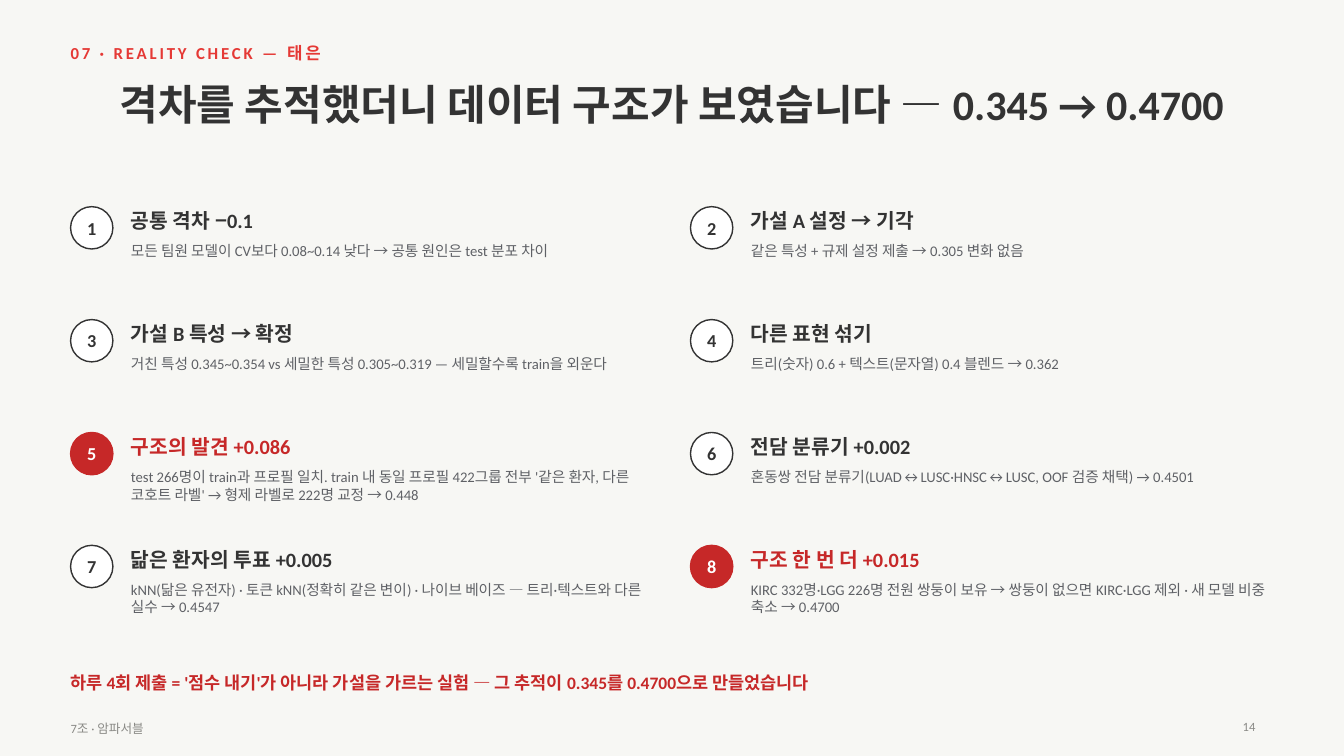
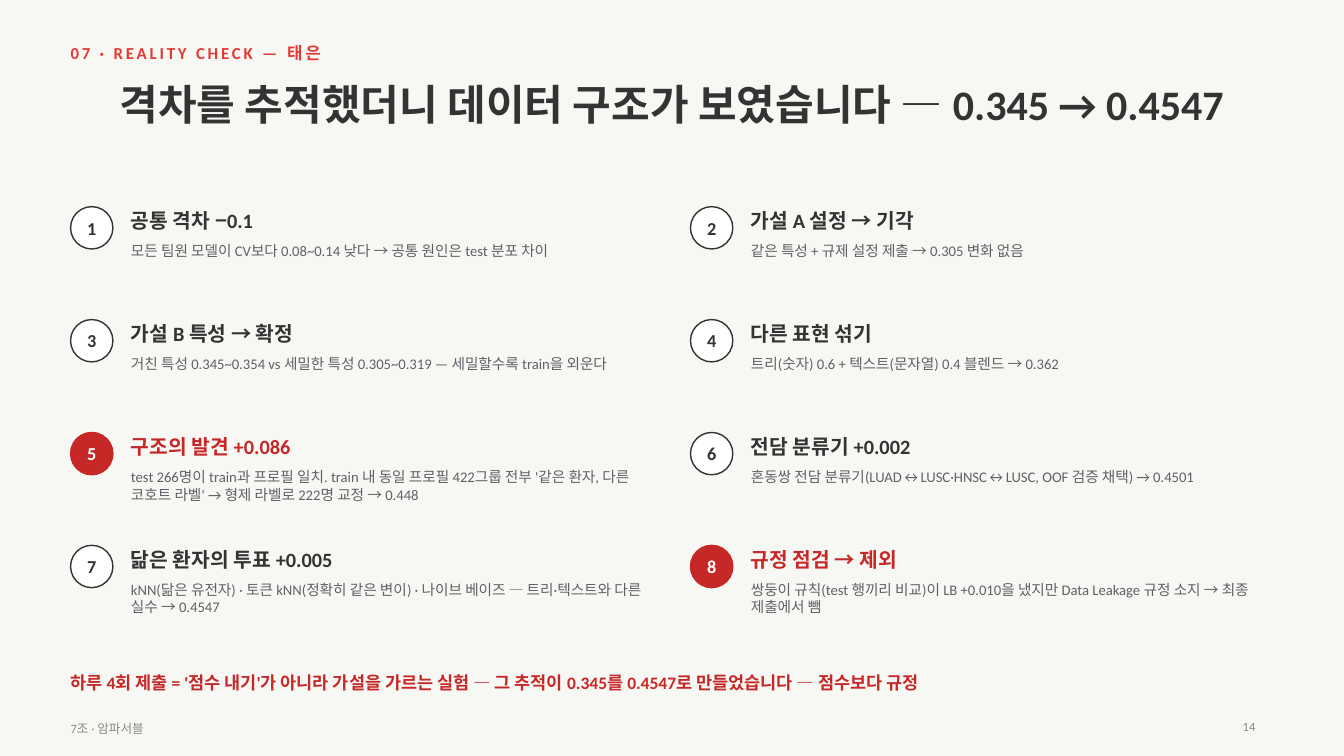
Before and after one commit to ten-infosec/dacon-cancer-subtype-oz-team7, a slide deck: slide 14 of docs/slides/team7_ampossible_slides.pptx. Drawn at 1344x756 pixels with LibreOffice and Linux fonts; fonts in the diff are those of the drawing. Boxes give left, top, right and bottom in pixels: in the first picture for what was removed or moved away, otherwise in the second. Text is boxed around its words. In the diff, an @@ line names an element or a change of style, - is before the commit and + after.

```diff
--- a/docs/slides/team7_ampossible_slides.pptx
+++ b/docs/slides/team7_ampossible_slides.pptx
@@ title at box(120, 84, 1223, 124): text changed @@
-격차를 추적했더니 데이터 구조가 보였습니다 — 0.345 → 0.4700
+격차를 추적했더니 데이터 구조가 보였습니다 — 0.345 → 0.4547
@@ text at box(751, 550, 897, 569): text changed @@
-구조 한 번 더 +0.015
+규정 점검 → 제외
@@ text at box(751, 583, 1249, 613): text changed @@
-KIRC 332명·LGG 226명 전원 쌍둥이 보유 → 쌍둥이 없으면 KIRC·LGG 제외 · 새 모델 비중 축소 → 0.4700
+쌍둥이 규칙(test 행끼리 비교)이 LB +0.010을 냈지만 Data Leakage 규정 소지 → 최종 제출에서 뺌
@@ text at box(71, 674, 918, 691): text changed @@
-하루 4회 제출 = '점수 내기'가 아니라 가설을 가르는 실험 — 그 추적이 0.345를 0.4700으로 만들었습니다
+하루 4회 제출 = '점수 내기'가 아니라 가설을 가르는 실험 — 그 추적이 0.345를 0.4547로 만들었습니다 — 점수보다 규정
```
Also in this commit, not shown: 4 other slides changed, 5 other files.
